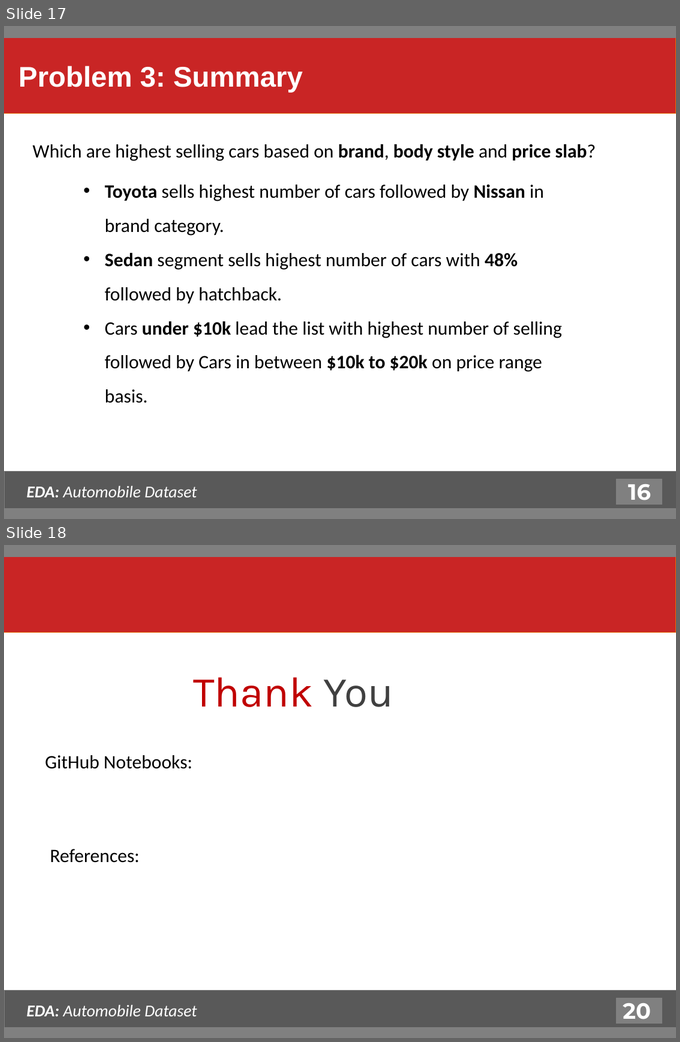
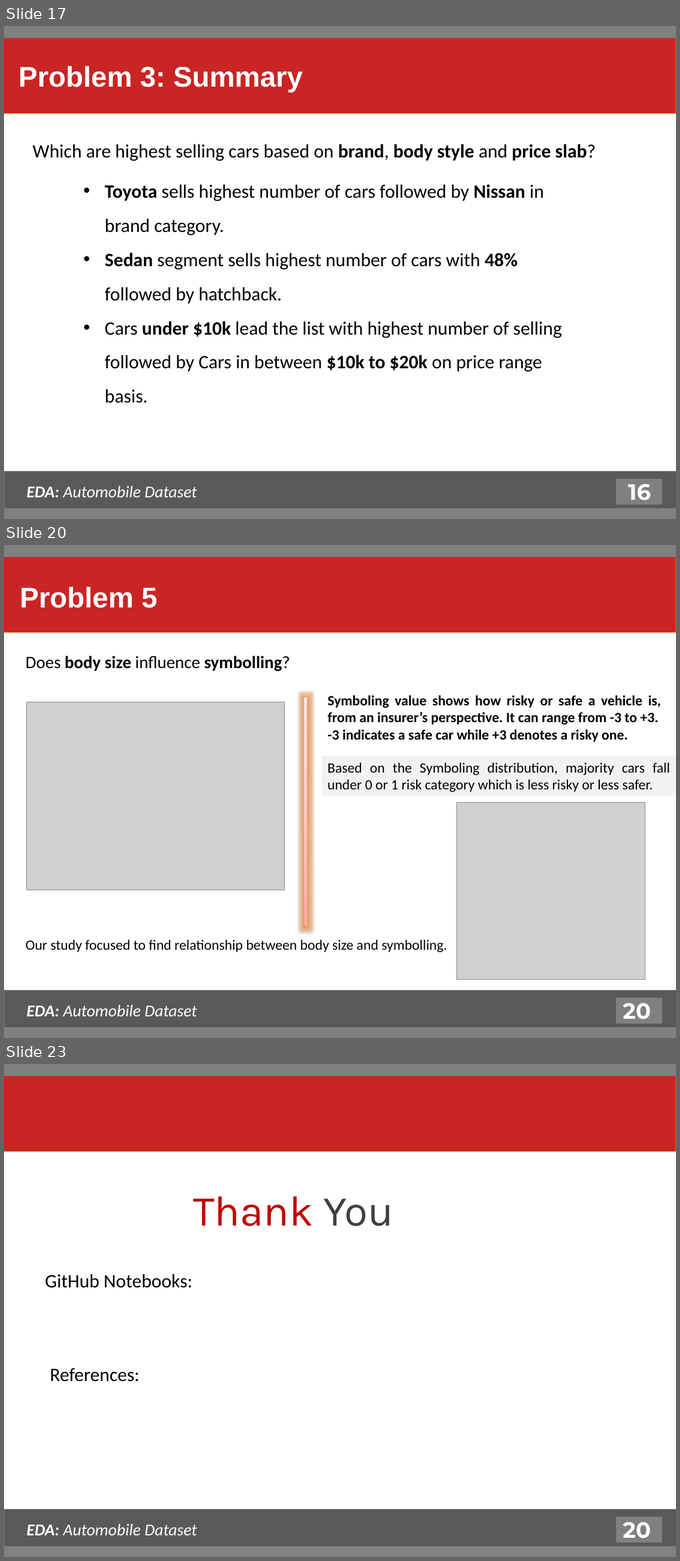
Before and after one commit to purnananda/Automobile_EDA, a slide deck: EDA_Automobile_Dataset.pptx. Shown one above the other, each under a label of ours: slides 17 and 18 before the commit, slides 17, 20 and 23 after it; the slides between them are not shown. The pictures are 680x1042 and 680x1561 pixels, drawn with LibreOffice and Linux fonts; fonts in the diff are those of the drawing; grey boxes stand for pictures. Boxes give left, top, right and bottom in pixels: in the first picture for what was removed or moved away, otherwise in the second. Text is boxed around its words. In the diff, an @@ line names an element or a change of style, - is before the commit and + after.

```diff
--- a/EDA_Automobile_Dataset.pptx
+++ b/EDA_Automobile_Dataset.pptx
@@ slide 20 added at (4,545,676,1038), background #FFFFFF @@
@@ rectangle added at (4,556,676,632), fill #C92525, outline #E46C0A 0.75 pt, 36 pt, text #FFFFFF, bold @@
+Problem 5
@@ rectangle added at (4,545,676,556), fill #808080, outline #808080 0.75 pt @@
@@ text added at (26,655,290,671), 22 pt, text #000000, bold @@
+Does body size influence symbolling?
@@ picture added at (26,702,285,891) @@
@@ rectangle added at (305,697,307,925), fill gradient #FFA6A5 to #FFC0BF to #FFE7E7 @@
@@ text added at (327,695,661,742), 18 pt, text #000000, bold @@
+Symboling value shows how risky or safe a vehicle is, from an insurer’s perspective. It can range from -3 to +3.
+-3 indicates a safe car while +3 denotes a risky one.
@@ rectangle added at (322,756,676,796), fill #F2F2F2, 18 pt, text #000000 @@
+Based on the Symboling distribution, majority cars fall under 0 or 1 risk category which is less risky or less safer.
@@ picture added at (456,802,645,980) @@
@@ text added at (26,939,447,952), 18 pt, text #000000 @@
+Our study focused to find relationship between body size and symbolling.
@@ rectangle added at (4,990,676,1029), fill #595959, outline #808080 0.75 pt @@
@@ text added at (27,1005,197,1016), 21 pt, text #FFFFFF, italic @@
+EDA: Automobile Dataset
@@ rectangle added at (615,997,663,1024), fill #808080, outline #595959 2 pt @@
@@ text added at (623,1003,651,1019), 28 pt, text #FFFFFF, bold @@
+20
@@ rectangle added at (4,1027,676,1038), fill #808080, outline #808080 0.75 pt @@
@@ what was slide 18 is now slide 23 @@
```
Also in this commit, not shown: 1 slide changed, 4 other slides added.
